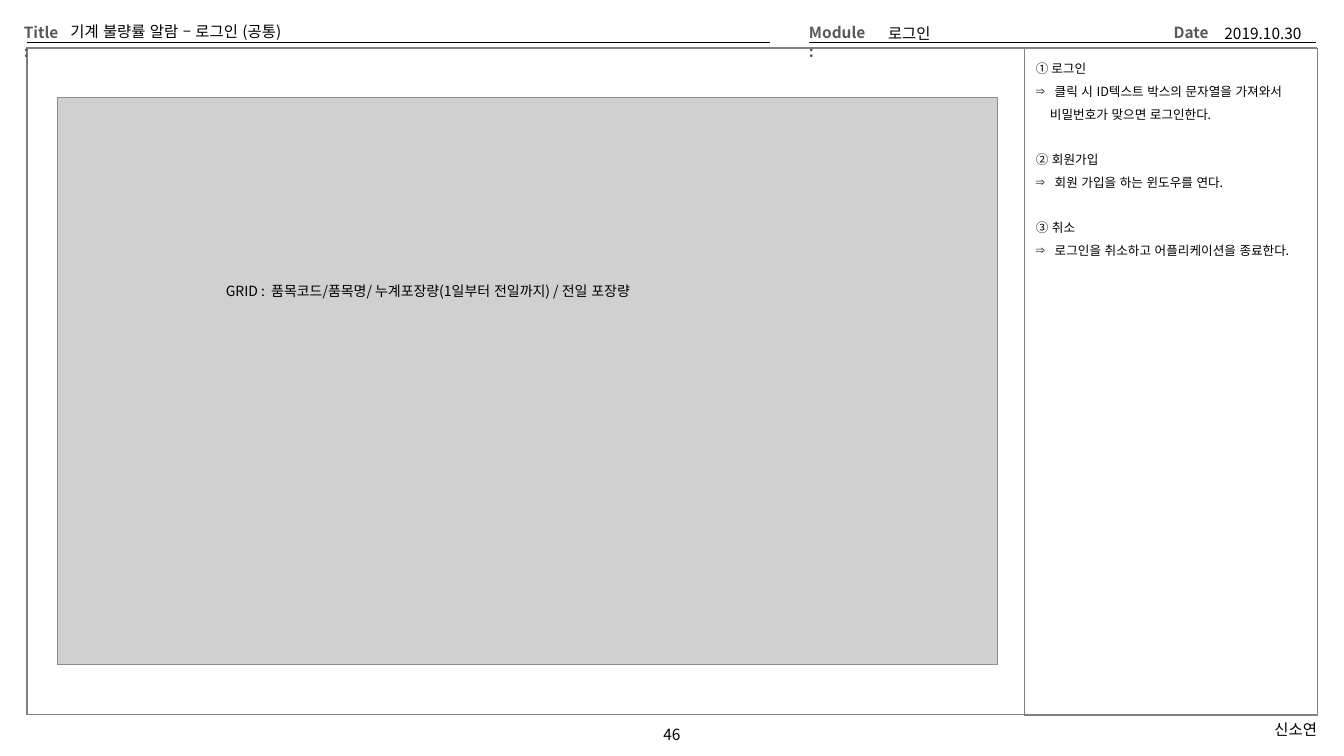
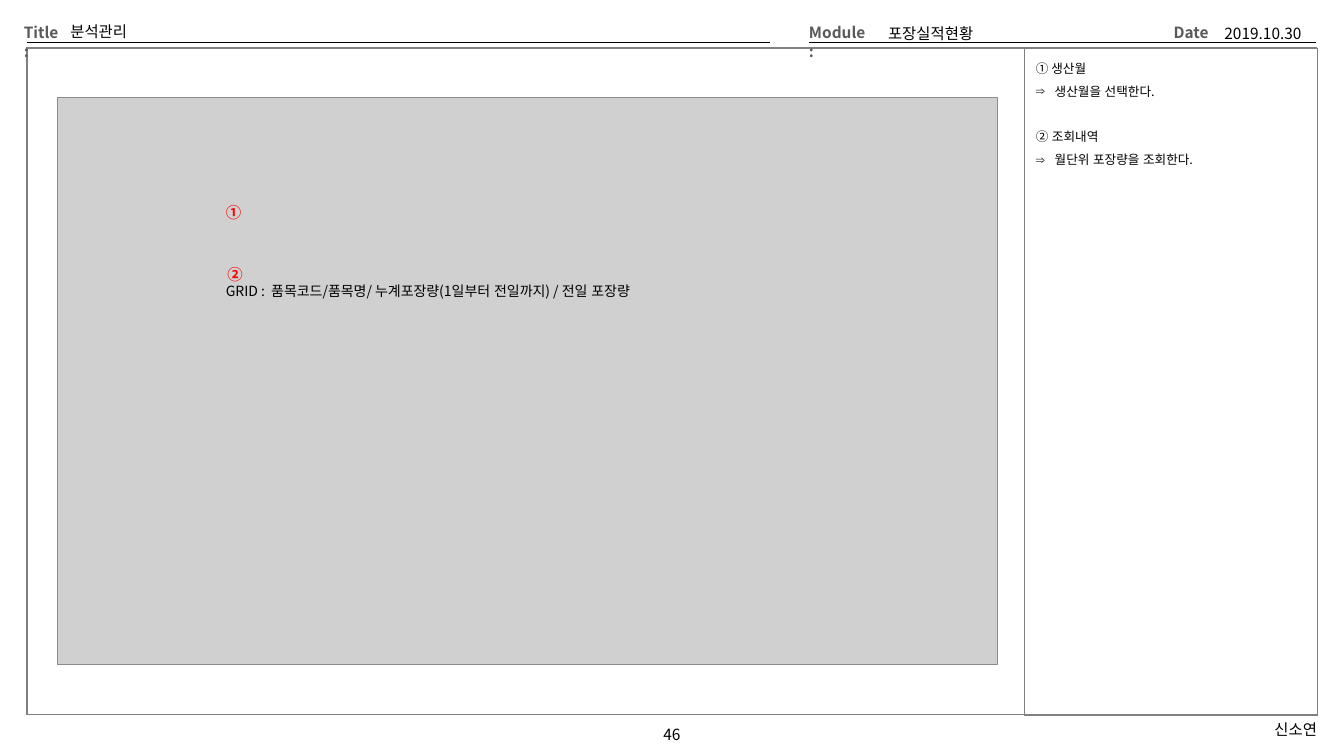
Before and after one commit to Cliedy-s/Team4, a slide deck: slide 46 of source/TEMP/Team4화면설계 - 김상영.pptx. Drawn at 1344x756 pixels with LibreOffice and Linux fonts; fonts in the diff are those of the drawing; grey boxes stand for pictures. Boxes give left, top, right and bottom in pixels: in the first picture for what was removed or moved away, otherwise in the second. Text is boxed around its words. In the diff, an @@ line names an element or a change of style, - is before the commit and + after.

```diff
--- a/source/TEMP/Team4화면설계 - 김상영.pptx
+++ b/source/TEMP/Team4화면설계 - 김상영.pptx
@@ title at (x1=70, y1=24, x2=127, y2=39): text changed @@
-기계 불량률 알람 – 로그인 (공통)
+분석관리
@@ text at (x1=888, y1=26, x2=973, y2=43): text changed @@
-로그인
+포장실적현황
@@ text at (x1=1036, y1=62, x2=1193, y2=165): text changed @@
-① 로그인
-⇒ 클릭 시 ID텍스트 박스의 문자열을 가져와서
-비밀번호가 맞으면 로그인한다.
-② 회원가입
-⇒ 회원 가입을 하는 윈도우를 연다.
-③ 취소
-⇒ 로그인을 취소하고 어플리케이션을 종료한다.
+① 생산월
+⇒ 생산월을 선택한다.
+② 조회내역
+⇒ 월단위 포장량을 조회한다.
@@ text added at (x1=226, y1=205, x2=241, y2=220), 11 pt, text #FF0000, bold @@
+①
@@ text added at (x1=227, y1=267, x2=242, y2=282), 11 pt, text #FF0000, bold @@
+②
```
Also in this commit, not shown: 13 other slides changed, 1 other file.
